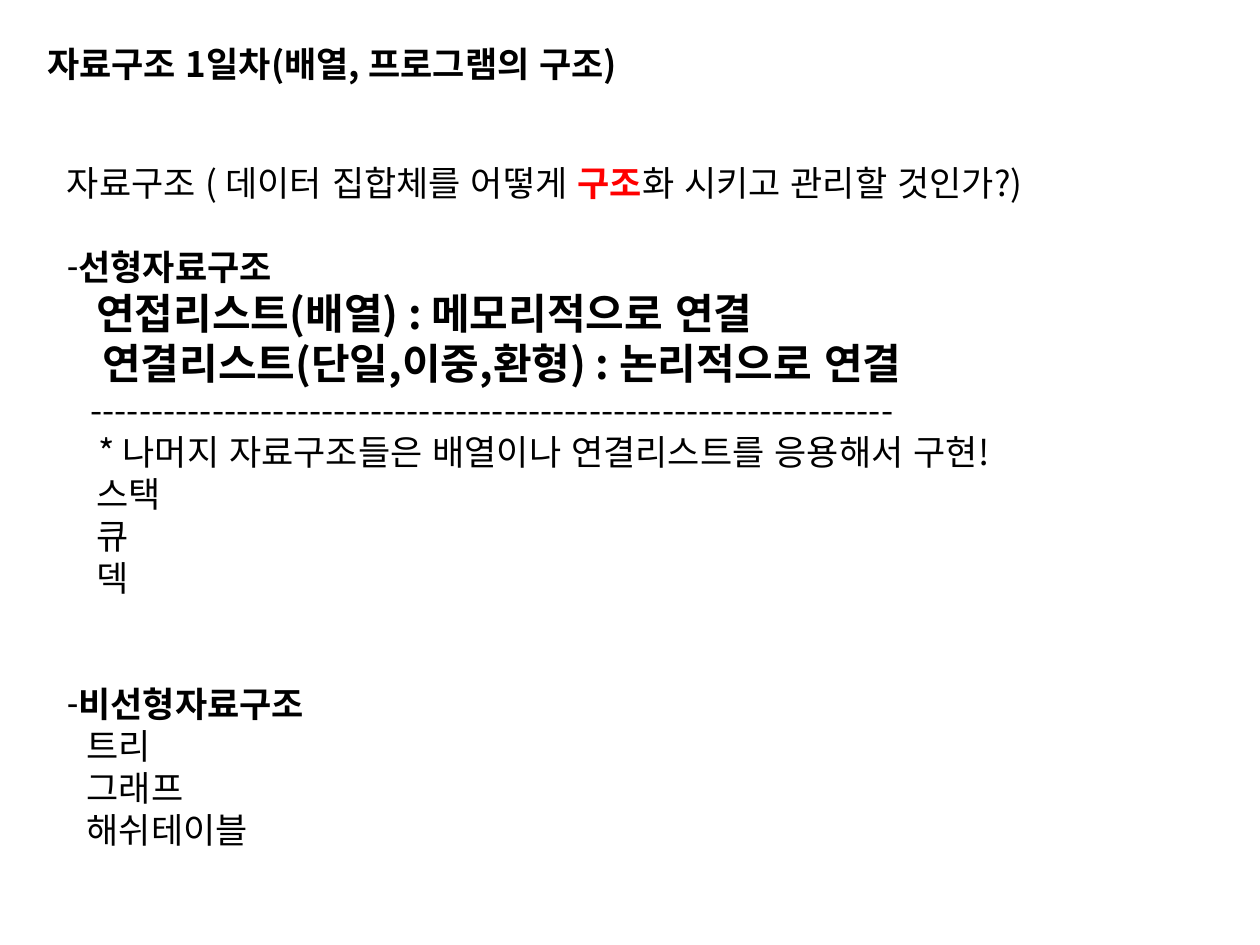
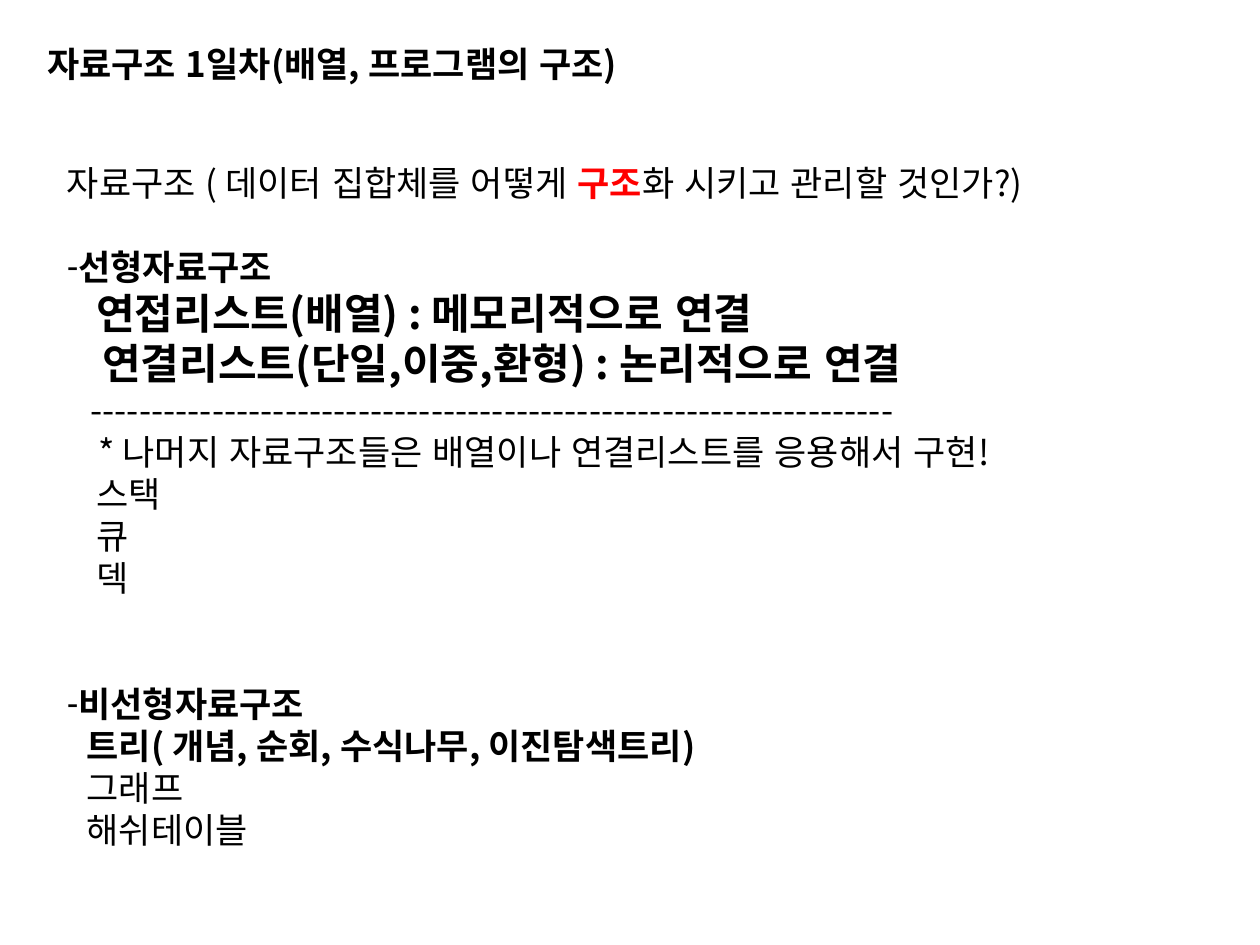
Before and after one commit to sing2song/TILDS, a slide deck: slide 1 of Java자료구조.pptx. Drawn at 1260x945 pixels with LibreOffice and Linux fonts; fonts in the diff are those of the drawing. Boxes give left, top, right and bottom in pixels: in the first picture for what was removed or moved away, otherwise in the second. Text is boxed around its words. In the diff, an @@ line names an element or a change of style, - is before the commit and + after.

```diff
--- a/Java자료구조.pptx
+++ b/Java자료구조.pptx
@@ text at (x1=86, y1=729, x2=696, y2=767): text changed; bold on @@
-트리
+트리( 개념, 순회, 수식나무, 이진탐색트리)
```
Also in this commit, not shown: 1 other slide changed, 19 slides added, 1 slide removed, 11 other files.
